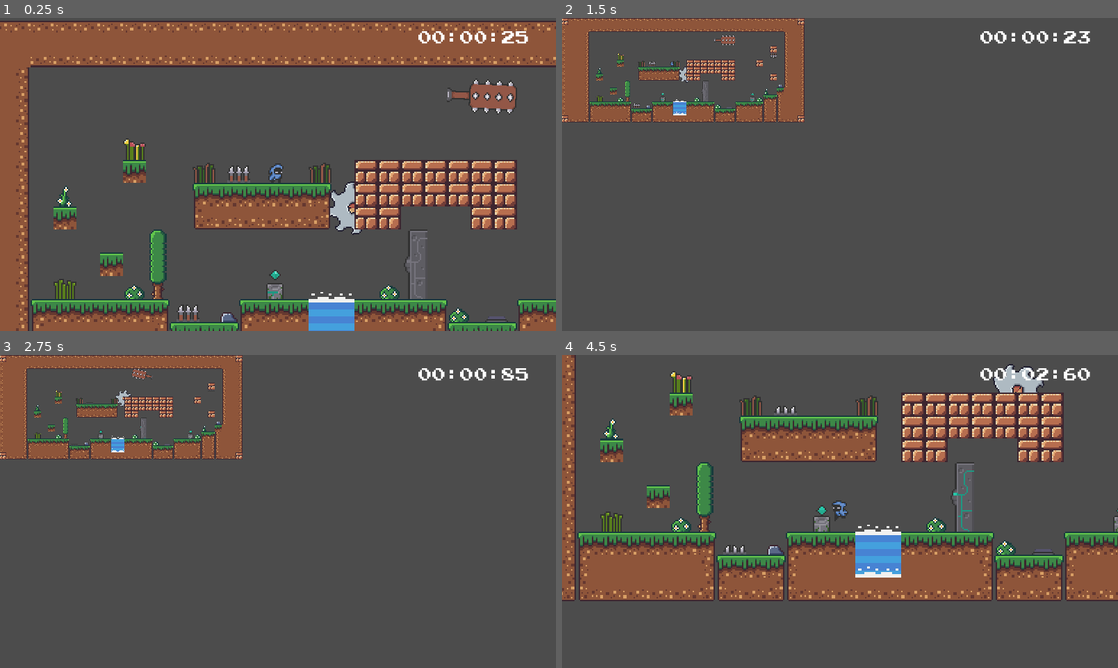
Above: before the commit, frames 1-4 (two rows, left to right).
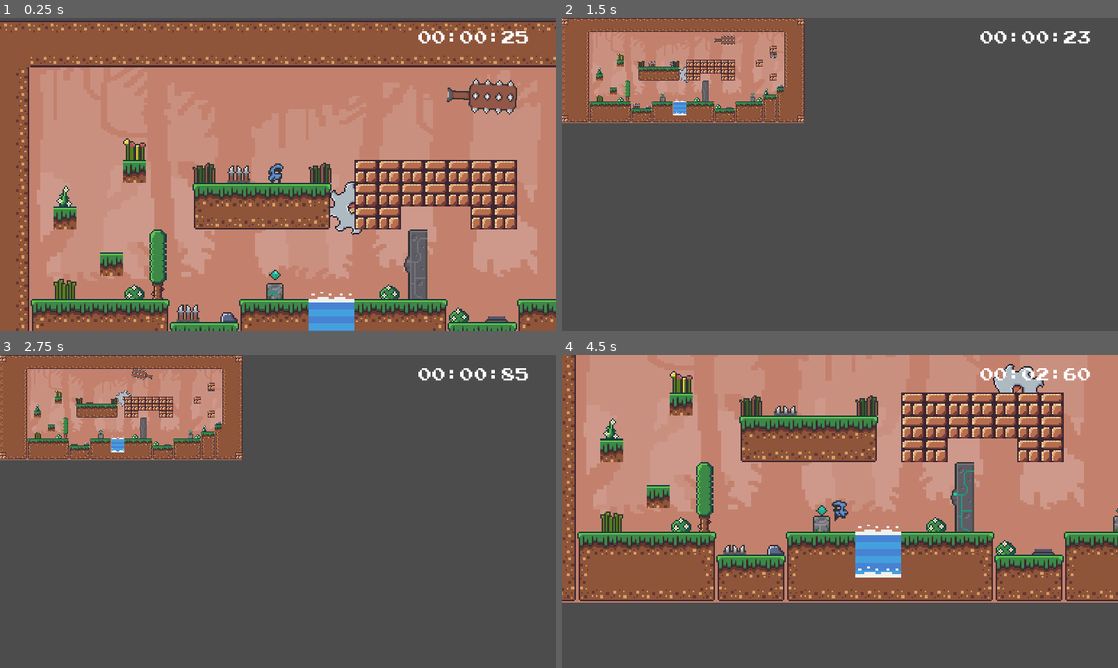
Above: after the commit, the same moments.

Repository: riltho1/Godot-repository
Game: Godot game, scene res://Scenes/World.tscn
The game is run twice, just before and just after one commit, with the same random seed, the same clock (stepped at 60 frames per second) and the same inputs. The project has no main scene, so this scene is started directly. Sound files missing from this copy of the repository are replaced by a short silence.
Inputs:
- Up to frame 1 (0.25 s): no input
- Up to frame 2 (1.5 s): hold D (right) from 0.53 s (still down); tap Z (zoom) at 0.6, 1.35 s; tap W (jump) at 0.77 s
- Up to frame 3 (2.75 s): tap W (jump) at 1.52 s; release D (right) at 2.03 s; hold A (left) from 2.03 s (still down); tap Z (zoom) at 2.1 s
- Up to frame 4 (4.5 s): release A (left) at 2.78 s; hold D (right) 2.78-4.28 s; tap Z (zoom) at 2.85, 3.6, 4.35 s; tap W (jump) at 3.02, 3.77 s; hold A (left) from 4.28 s (still down)

The runs differ from the first frame. In frame 1, 57% of the frame differs, in the area x 5-100%, y 15-100%; in frame 2, 6.5%; in frame 3, 6.5%; in frame 4, 43%.

Commit message:
Background Added

Diff:
--- a/Character Control/Scenes/World.tscn
+++ b/Character Control/Scenes/World.tscn
@@ -15,6 +15,7 @@
 [ext_resource path="res://Sprites/nature-paltformer-tileset-16x16.png" type="Texture" id=13]
 [ext_resource path="res://Scenes/SavePoint.tscn" type="PackedScene" id=14]
 [ext_resource path="res://Scenes/Waterfall.tscn" type="PackedScene" id=15]
+[ext_resource path="res://Sprites/background.png" type="Texture" id=16]
 
 [sub_resource type="ConvexPolygonShape2D" id=32]
 points = PoolVector2Array( 0, 0, 16, 0, 16, 16, 0, 16 )
@@ -644,6 +645,11 @@
 [node name="World" type="Node2D"]
 script = ExtResource( 7 )
 
+[node name="Background" type="Sprite" parent="."]
+position = Vector2( 278.5, 121 )
+scale = Vector2( 2.32083, 1.5 )
+texture = ExtResource( 16 )
+
 [node name="Player" parent="." instance=ExtResource( 1 )]
 position = Vector2( 234, 100 )
 
Not shown: 1 places in Character Control/Scenes/World.tscn that only renumber resources
Binary file added: Character Control/Sprites/background.png
Not shown, added: Character Control/Sprites/background.png.import
